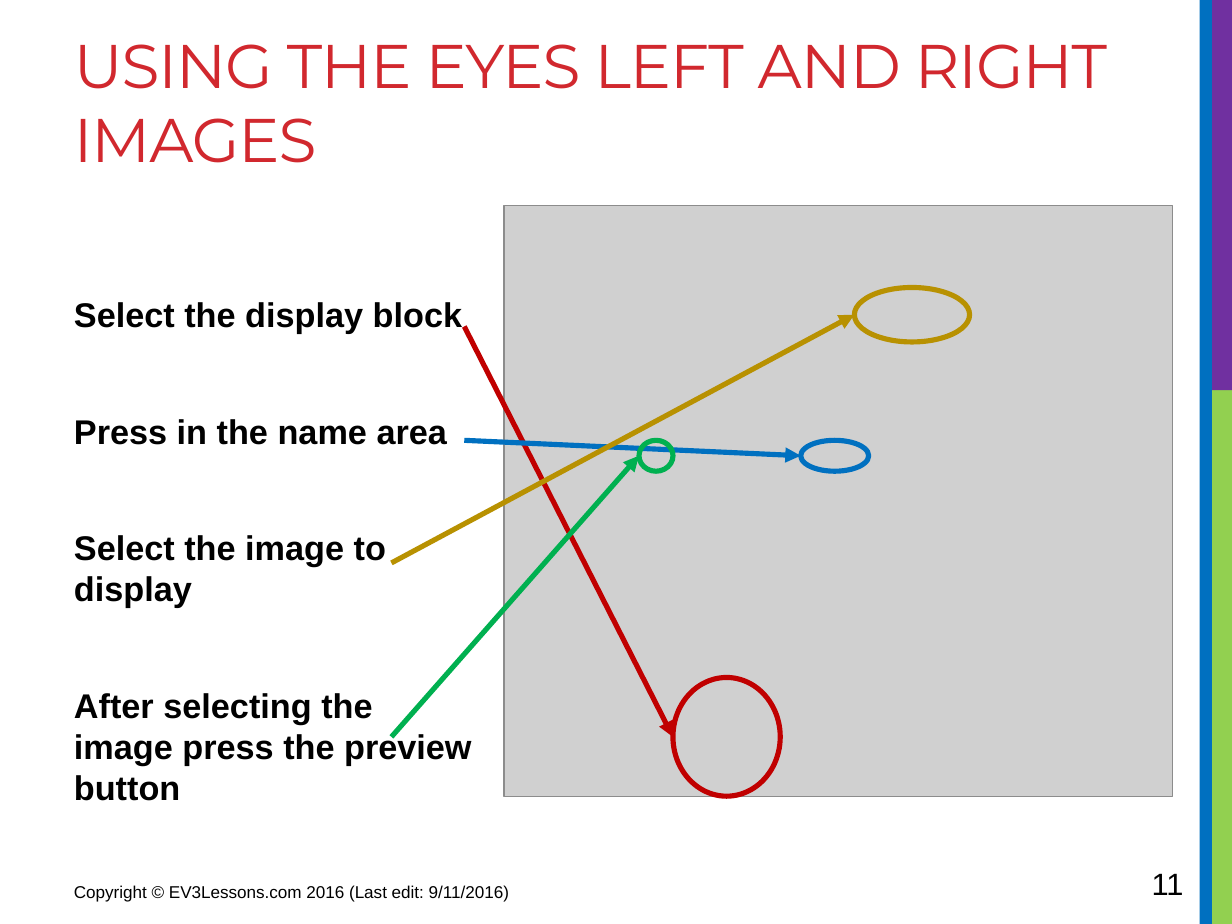
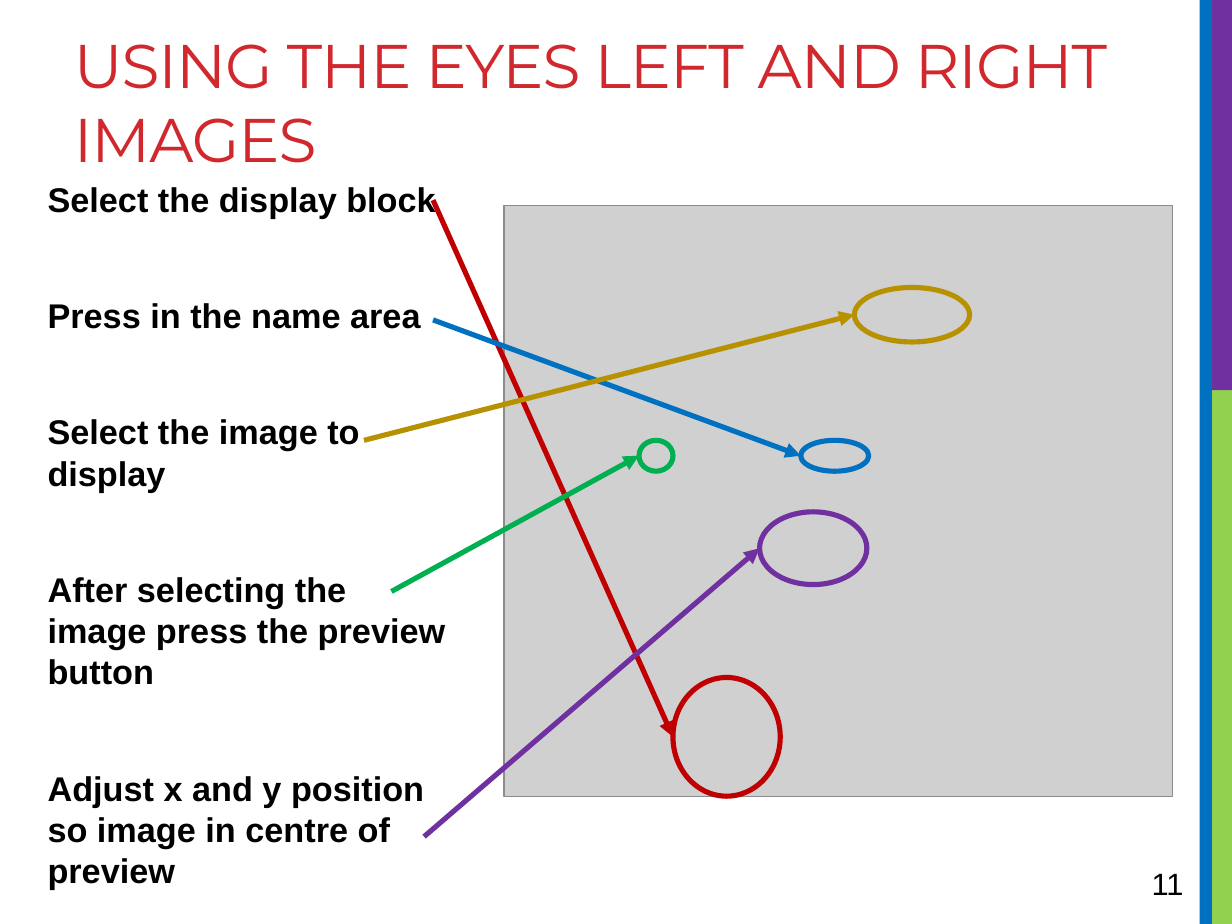
Before and after one commit to transfer99/transfer99.github.io, a slide deck: slide 11 of 15lego/CustomImagesSounds.pptx. Drawn at 1232x924 pixels with LibreOffice and Linux fonts; fonts in the diff are those of the drawing; grey boxes stand for pictures. Boxes give left, top, right and bottom in pixels: in the first picture for what was removed or moved away, otherwise in the second. Text is boxed around its words. In the diff, an @@ line names an element or a change of style, - is before the commit and + after.

```diff
--- a/15lego/CustomImagesSounds.pptx
+++ b/15lego/CustomImagesSounds.pptx
@@ text "Select the display block": place and size @@
-text "Select the display block" at (74,302,471,801)
+text "Select the display block" at (48,187,445,889)
@@ arrow moved from (464, 326) - (673, 737) to (434, 200) - (673, 737) @@
@@ arrow moved from (392, 563) - (855, 314) to (363, 440) - (855, 314) @@
@@ arrow moved from (464, 440) - (801, 456) to (434, 320) - (801, 456) @@
@@ arrow moved from (392, 737) - (639, 456) to (392, 591) - (639, 456) @@
@@ ellipse added at (760,511,867,584), outline #7030A0 3 pt @@
@@ arrow added from (424, 837) to (760, 548), #7030A0 3 pt @@
@@ text at (48,776,424,889): paragraph added @@
+Adjust x and y position so image in centre of preview
@@ text removed at (74,885,509,902) @@
-Copyright © EV3Lessons.com 2016 (Last edit: 9/11/2016)
```
Also in this commit, not shown: 11 other files.
